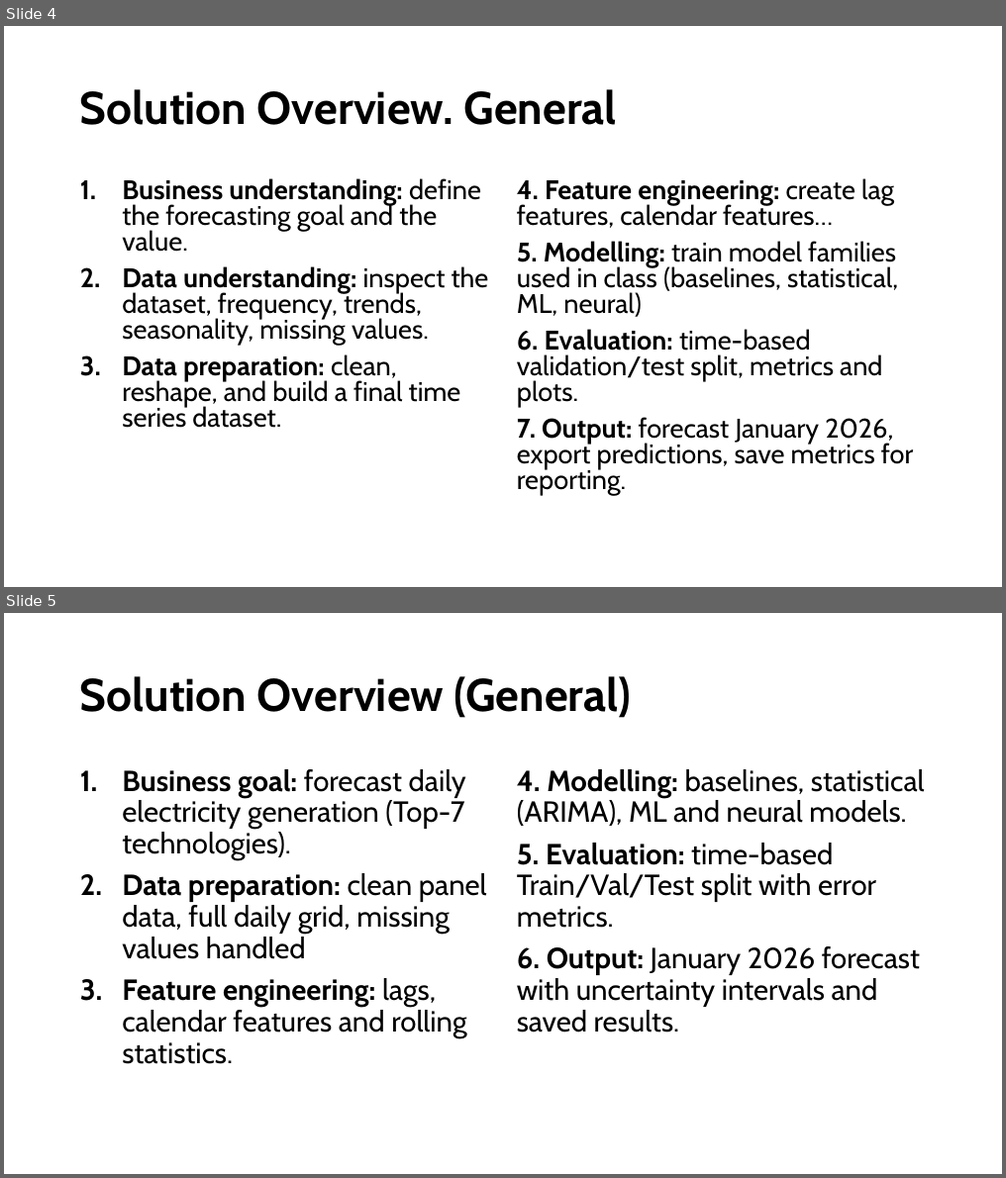
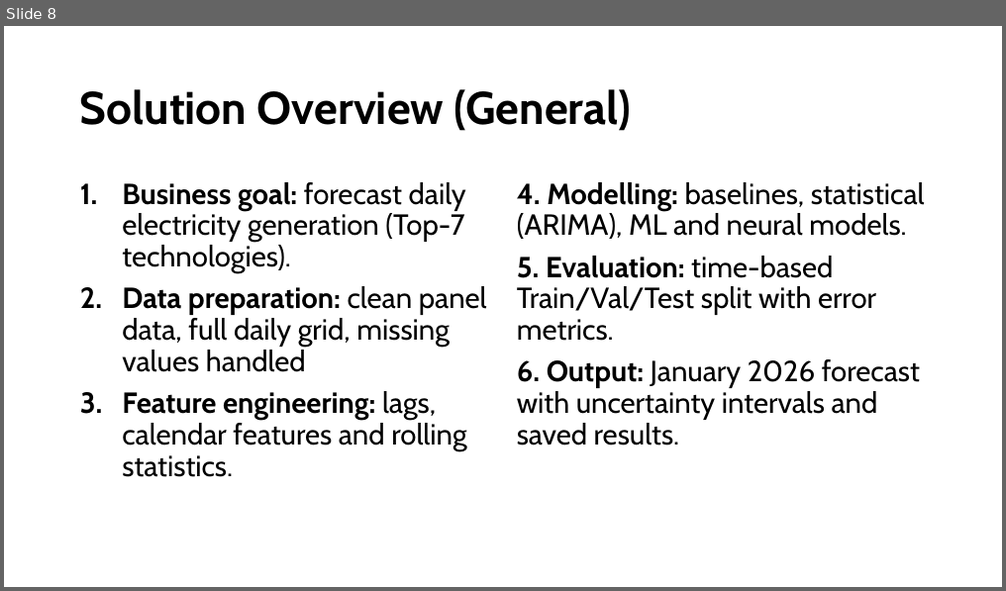
Before and after one commit to mireiamonbu/Spanish-Forecasters-MireiaMontoya-EnriqueRuiz, a slide deck: presentation/CapstonProject.pptx. Shown one above the other, each under a label of ours: slides 4 and 5 before the commit, slide 8 after it. The pictures are 1006x1178 and 1006x591 pixels, drawn with LibreOffice and Linux fonts; fonts in the diff are those of the drawing. Boxes give left, top, right and bottom in pixels: in the first picture for what was removed or moved away, otherwise in the second. Text is boxed around its words. In the diff, an @@ line names an element or a change of style, - is before the commit and + after.

```diff
--- a/presentation/CapstonProject.pptx
+++ b/presentation/CapstonProject.pptx
@@ slide 4 removed at (4,26,1002,587), background #FFFFFF @@
@@ title removed at (80,89,617,125) @@
-Solution Overview. General
@@ text removed at (122,178,489,428) @@
-1. Business understanding: define the forecasting goal and the value.
-2. Data understanding: inspect the dataset, frequency, trends, seasonality, missing values.
-3. Data preparation: clean, reshape, and build a final time series dataset.
@@ text removed at (517,178,913,495) @@
-4. Feature engineering: create lag features, calendar features…
-5. Modelling: train model families used in class (baselines, statistical, ML, neural)
-6. Evaluation: time-based validation/test split, metrics and plots.
-7. Output: forecast January 2026, export predictions, save metrics for reporting.
@@ what was slide 5 is now slide 8 @@
```
Also in this commit, not shown: 8 slides changed, 9 slides added, 1 other slide removed, 59 other files.
